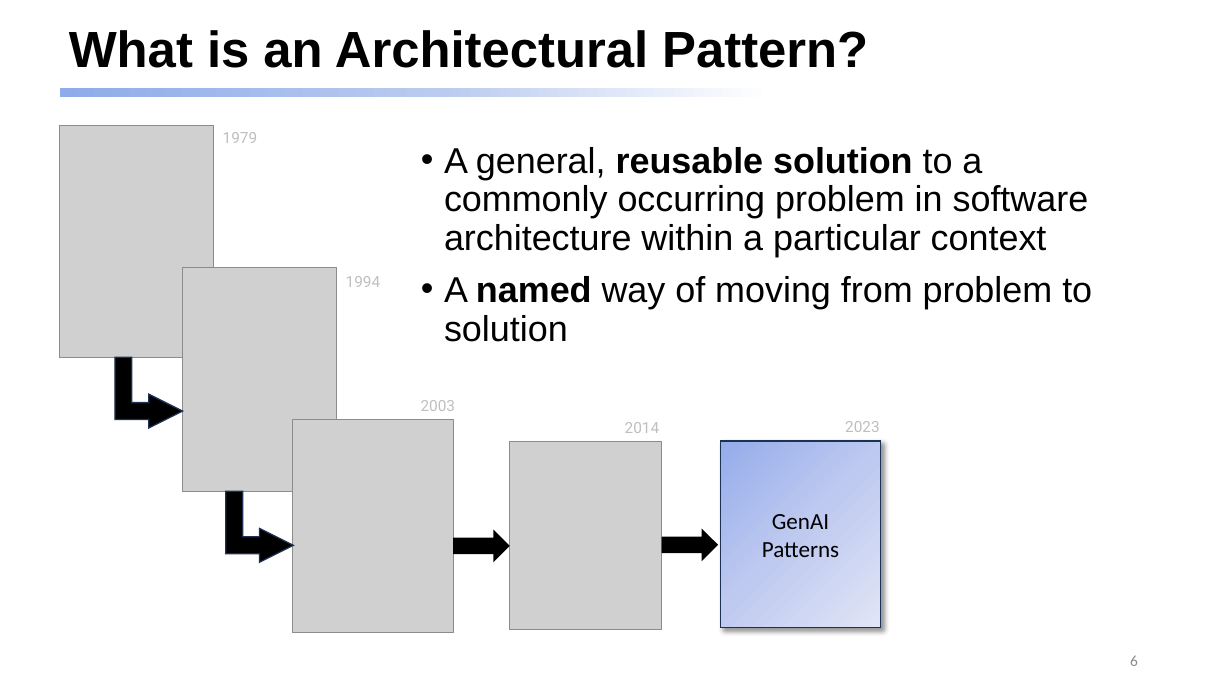
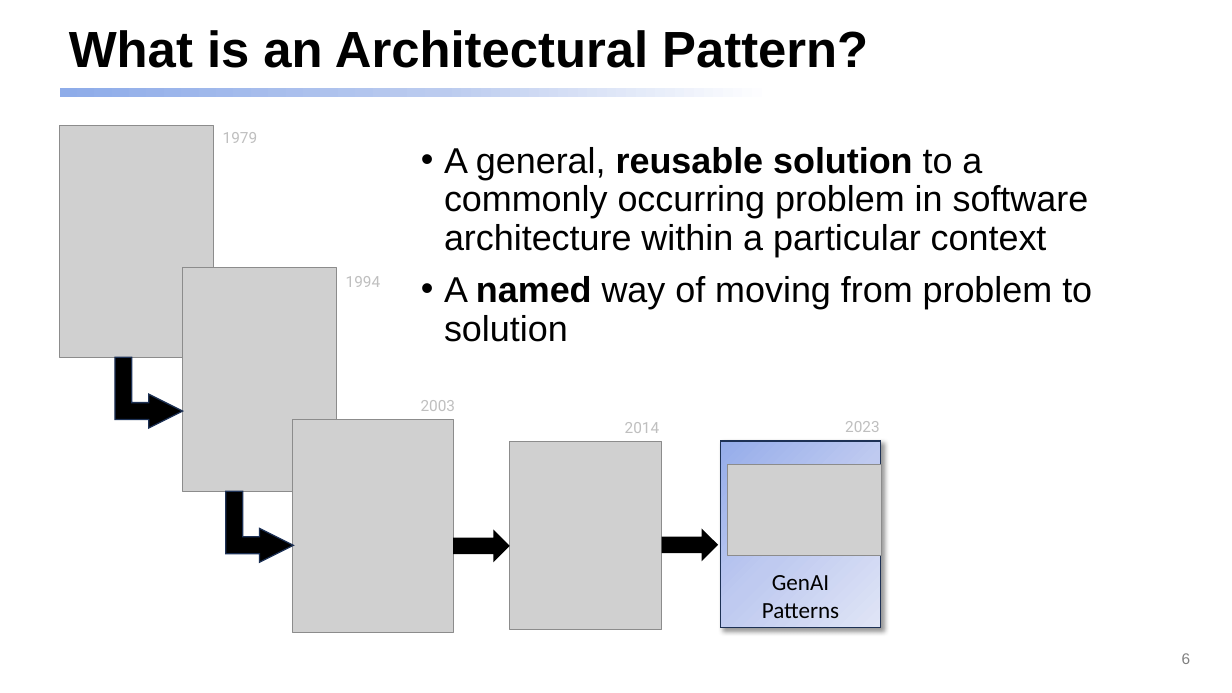
Before and after one commit to dmccreary/genai-arch-patterns, a slide deck: slide 6 of slides/One-Hour-Talk.pptx. Drawn at 1232x693 pixels with LibreOffice and Linux fonts; fonts in the diff are those of the drawing; grey boxes stand for pictures. Boxes give left, top, right and bottom in pixels: in the first picture for what was removed or moved away, otherwise in the second. Text is boxed around its words. In the diff, an @@ line names an element or a change of style, - is before the commit and + after.

```diff
--- a/slides/One-Hour-Talk.pptx
+++ b/slides/One-Hour-Talk.pptx
@@ rectangle "GenAI" at <box>721,441,882,628</box>: vertical alignment middle to bottom @@
@@ picture added at <box>727,464,882,555</box> @@
@@ page number: place and size @@
-page number at <box>1130,655,1138,666</box>
+page number at <box>1182,653,1191,664</box>
@@ page number at <box>1182,653,1191,664</box>: font Calibri to Arial, text colour #8C8C8C to #808080 @@
```
Also in this commit, not shown: 22 other slides changed, 5 slides added, 1 slide removed, 7 other files.
